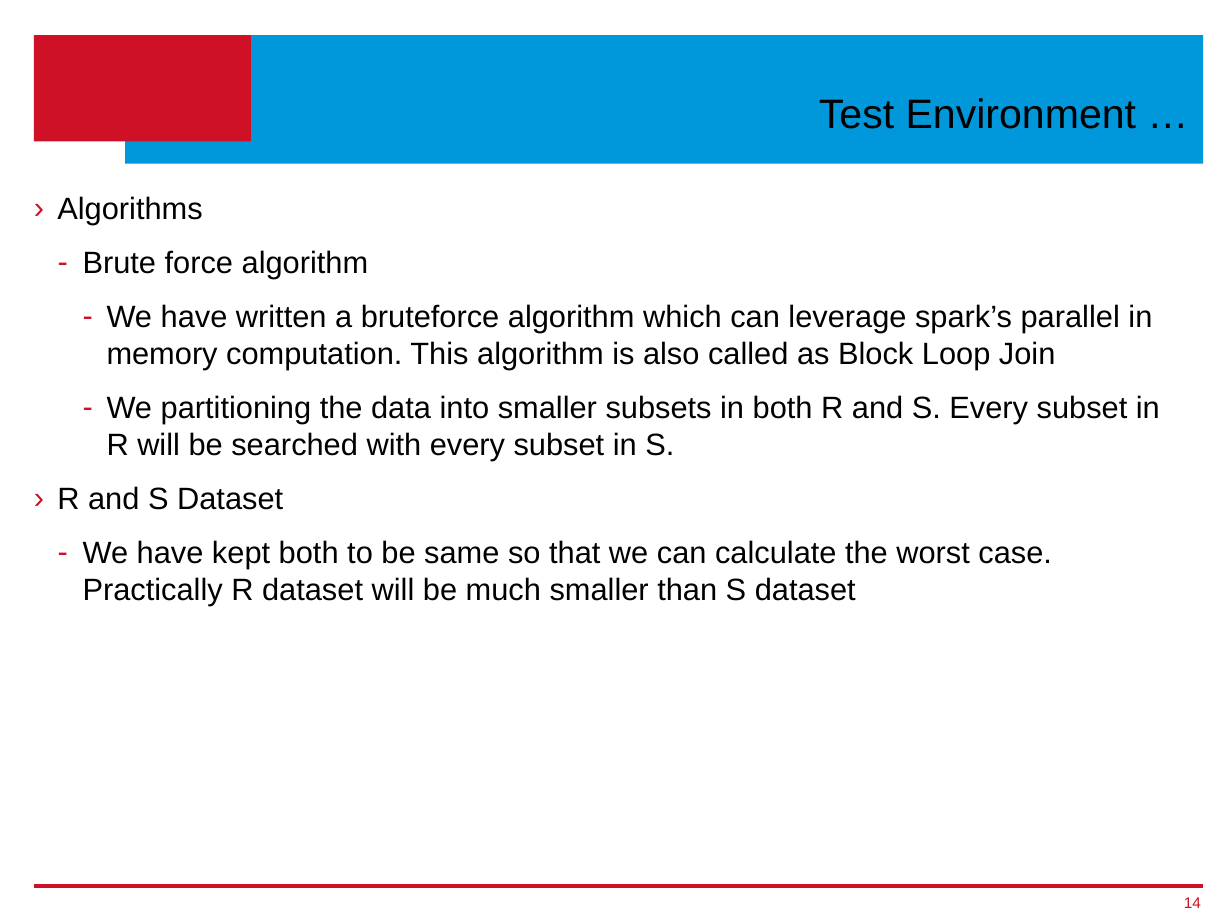
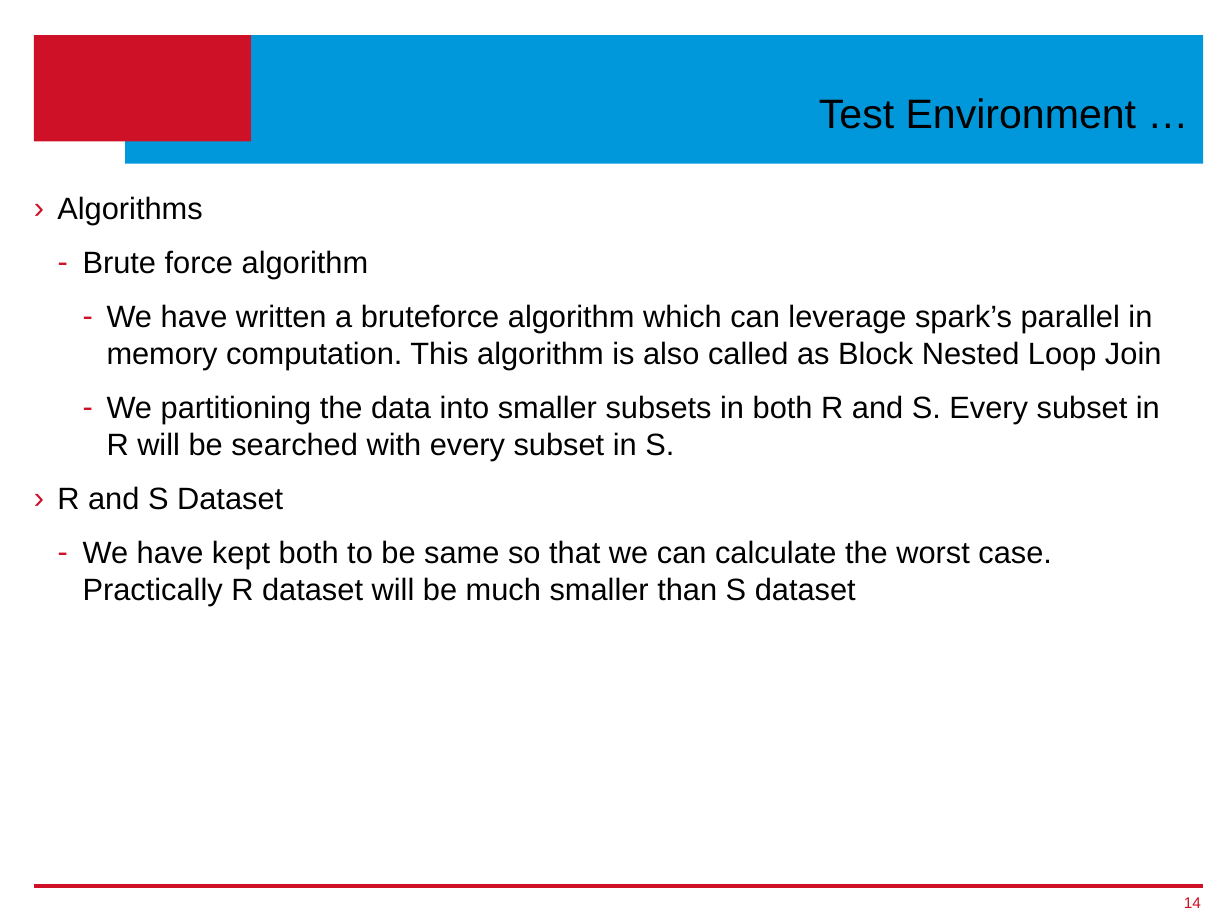
Before and after one commit to ageekymonk/syduni_ms_report, a slide deck: slide 14 of Thesis-Presentation_v1.pptx. Drawn at 1232x924 pixels with LibreOffice and Linux fonts; fonts in the diff are those of the drawing; background and template pictures are left out. Boxes give left, top, right and bottom in pixels: in the first picture for what was removed or moved away, otherwise in the second. Text is boxed around its words. In the diff, an @@ line names an element or a change of style, - is before the commit and + after.

```diff
--- a/Thesis-Presentation_v1.pptx
+++ b/Thesis-Presentation_v1.pptx
@@ text at (107,304,1161,370): text changed @@
-    – We have written a bruteforce algorithm which can leverage spark’s parallel in memory computation. This algorithm is also called as Block Loop Join
+    – We have written a bruteforce algorithm which can leverage spark’s parallel in memory computation. This algorithm is also called as Block Nested Loop Join
```
Also in this commit, not shown: 4 other slides changed.
